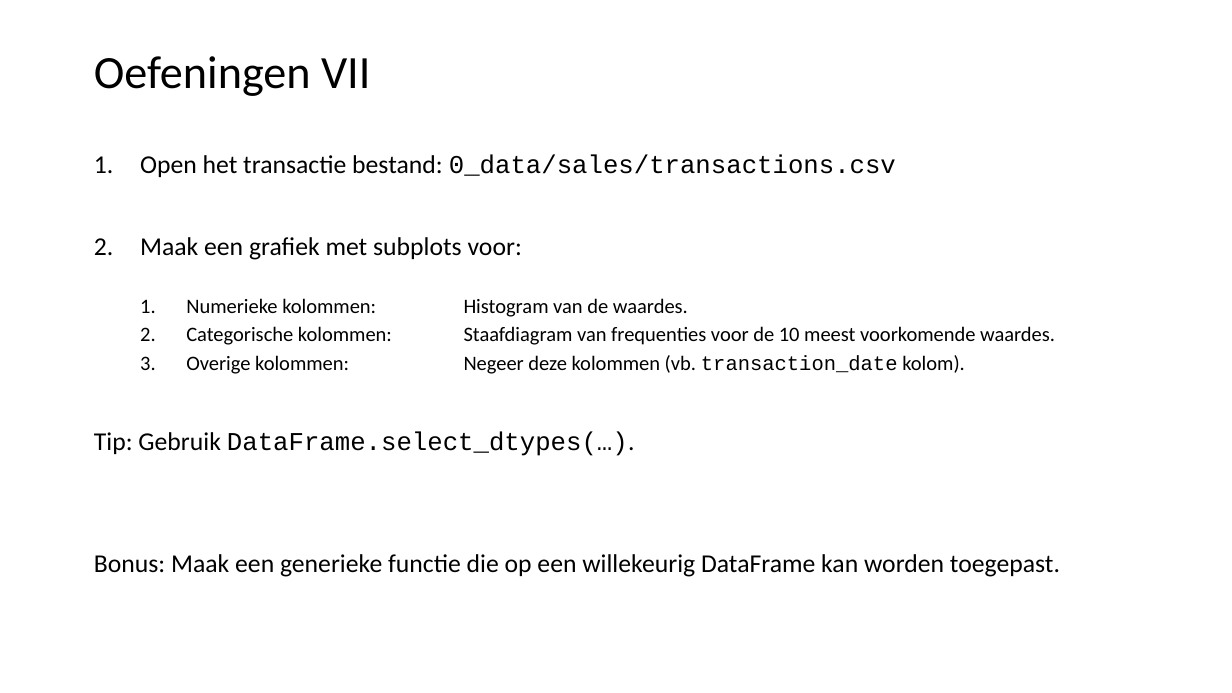
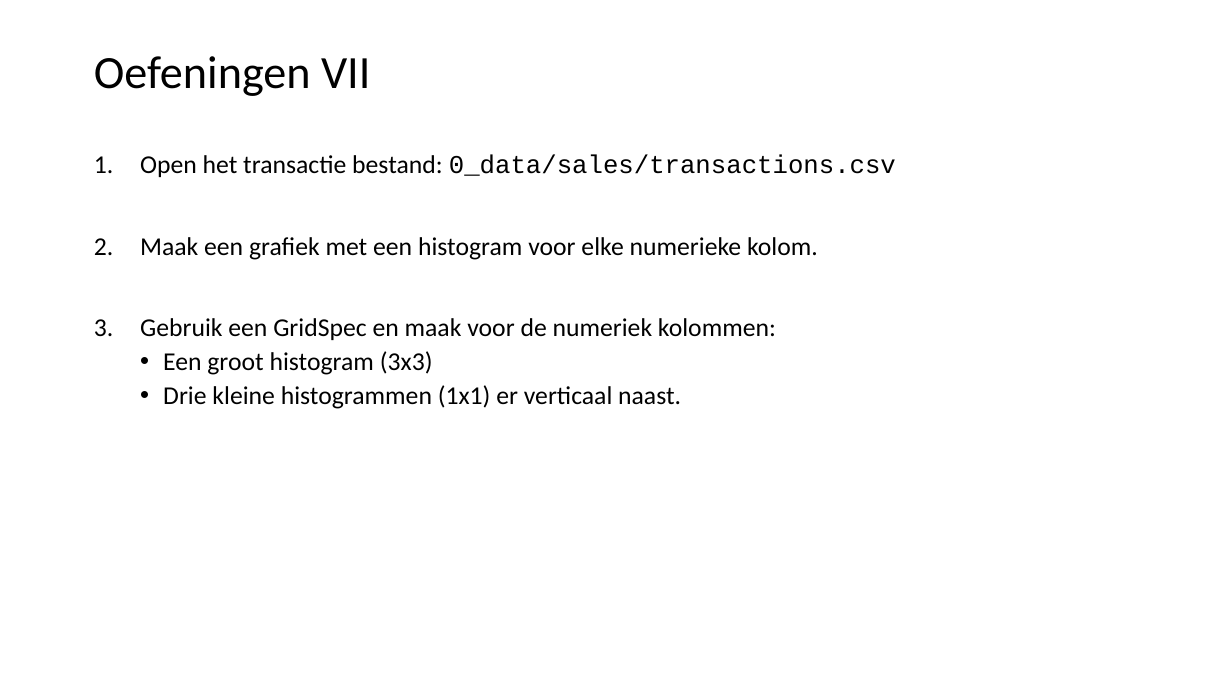
Before and after one commit to LFKoning/knowledge-sharing, a slide deck: slide 33 of python_course/3_pandas_plotting/python_cursus_3.pptx. Drawn at 1232x693 pixels with LibreOffice and Linux fonts; fonts in the diff are those of the drawing. Boxes give left, top, right and bottom in pixels: in the first picture for what was removed or moved away, otherwise in the second. Text is boxed around its words. In the diff, an @@ line names an element or a change of style, - is before the commit and + after.

```diff
--- a/python_course/3_pandas_plotting/python_cursus_3.pptx
+++ b/python_course/3_pandas_plotting/python_cursus_3.pptx
@@ text at [140, 237, 818, 409]: text changed; size 16 to 20 pt @@
-2. Maak een grafiek met subplots voor:
-  1. Numerieke kolommen: Histogram van de waardes.
-  2. Categorische kolommen: Staafdiagram van frequenties voor de 10 meest voorkomende waardes.
-  3. Overige kolommen: Negeer deze kolommen (vb. transaction_date kolom).
-Tip: Gebruik DataFrame.select_dtypes(…).
-Bonus: Maak een generieke functie die op een willekeurig DataFrame kan worden toegepast.
+2. Maak een grafiek met een histogram voor elke numerieke kolom.
+3. Gebruik een GridSpec en maak voor de numeriek kolommen:
+  • Een groot histogram (3x3)
+  • Drie kleine histogrammen (1x1) er verticaal naast.
```
Also in this commit, not shown: 4 other slides changed, 20 other files.
